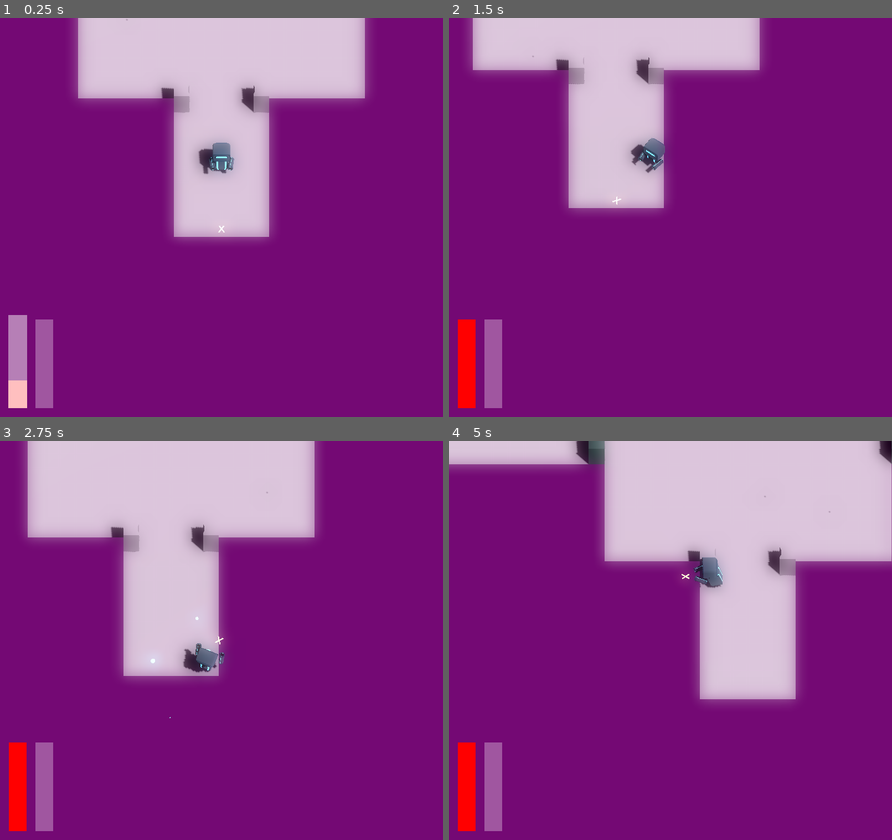
Above: before the commit, frames 1-4 (two rows, left to right).
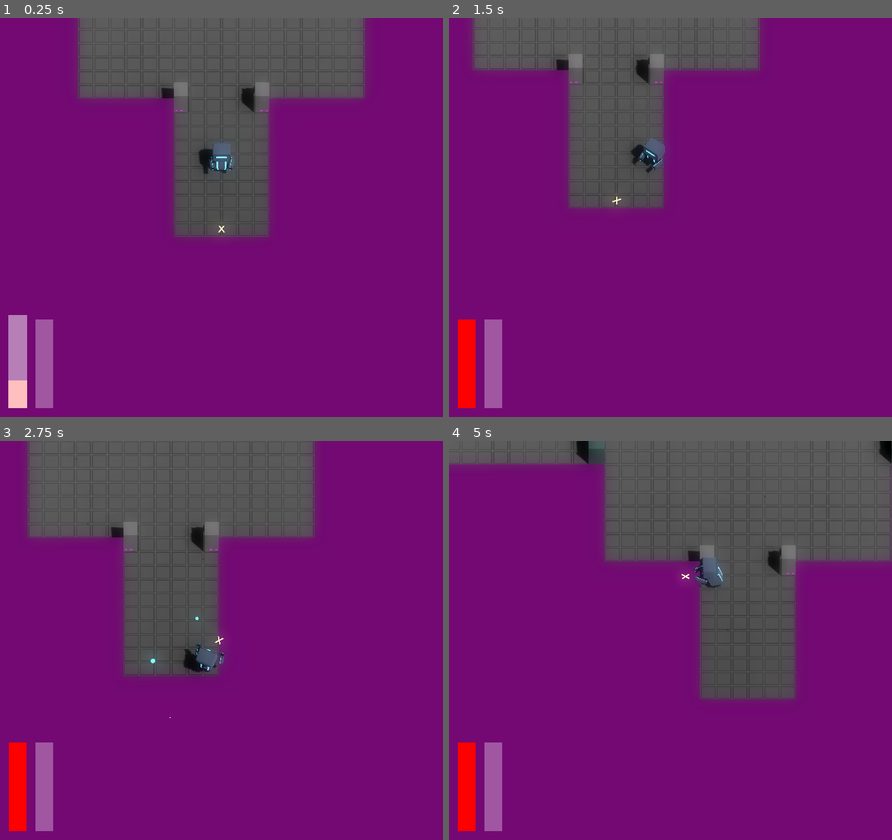
Above: after the commit, the same moments.

Repository: JackEvans24/bullet-absorb
Game: Godot game, scene res://scenes/main.tscn
Same seed, same stepped clock (60 frames per second), same inputs: the game is played once before the commit and once after it.
Inputs (mouse positions are in pixels of both pictures, inside the frame that each line leads up to):
- Up to frame 1 (0.25 s): no input
- Up to frame 2 (1.5 s): move the mouse to (767, 197) at 0.52 s; hold D (move_right) 0.53-1.28 s; hold Ctrl (absorb) 0.53-1.28 s; move the mouse to (581, 237) at 1.27 s; hold S (move_back) from 1.28 s (still down); tap Ctrl (absorb) at 1.35 s
- Up to frame 3 (2.75 s): move the mouse to (265, 552) at 2.02 s; release S (move_back) at 2.03 s; hold D (move_right) from 2.03 s (still down); hold Ctrl (absorb) from 2.03 s (still down); tap Space (dash) at 2.1 s
- Up to frame 4 (5 s): move the mouse to (648, 720) at 2.77 s; release D (move_right) at 2.78 s; release Ctrl (absorb) at 2.78 s; hold W (move_forward) 2.78-3.53 s; click (648, 720) at 2.85 s; tap Ctrl (absorb) at 3.05, 4.35 s; move the mouse to (803, 700) at 3.52 s; hold Ctrl (absorb) 3.53-4.28 s; hold A (move_left) from 3.53 s (still down); move the mouse to (537, 580) at 4.27 s

The runs differ from the first frame. In frame 1, 21% of the frame differs, in the area x 17-83%, y 0-56%; in frame 2, 16%; in frame 3, 24%; in frame 4, 30%, in the area x 0-100%, y 0-66%.

Commit message:
feat: trigger reward pickup when all particles absorbed

Diff:
--- a/scripts/mechanics/power/power.gd
+++ b/scripts/mechanics/power/power.gd
@@ -1,5 +1,7 @@
 class_name Power
 extends Node3D
+
+signal absorbed
 
 @export var wall_check_distance := 0.3
 @export var attraction_delay := 0.3
@@ -52,6 +54,8 @@
 	if trigger_power_handler and body.has_node("PowerHitHandler"):
 		body.get_node("PowerHitHandler").trigger(self)
 
+	absorbed.emit()
+
 	call_deferred("queue_free")
 
 func set_target_position(target_position: Vector3):
--- a/scripts/mechanics/rewards/reward_pickup.gd
+++ b/scripts/mechanics/rewards/reward_pickup.gd
@@ -14,7 +14,7 @@
 	set_shader_texture()
 
 	orb.orb_absorbed.connect(_on_orb_absorbed)
-	orb.orb_destroyed.connect(_on_orb_destroyed)
+	drop_power.all_power_absorbed.connect(_on_power_absorbed)
 
 func set_shader_texture():
 	var shader_material: ShaderMaterial = orb_mesh.get_surface_override_material(0).next_pass
@@ -26,8 +26,8 @@
 	shader_material.set_shader_parameter("surface_texture", texture)
 
 func _on_orb_absorbed():
-	reward_collected.emit(reward.reward_type)
 	drop_power.drop_all_power()
 
-func _on_orb_destroyed():
+func _on_power_absorbed():
+	reward_collected.emit(reward.reward_type)
 	call_deferred("queue_free")
--- a/scripts/mechanics/shared/drop_power.gd
+++ b/scripts/mechanics/shared/drop_power.gd
@@ -1,10 +1,14 @@
 class_name DropPower
 extends Node3D
+
+signal all_power_absorbed
 
 @export var power_scene: PackedScene
 @export_range(0, 20) var power_drop_count := 3
 @export var power_drop_offset = 0.5
 @export var offset_deviation = 0.05
+
+var absorbed_power_count := 0
 
 func drop_all_power():
 	if power_scene == null or power_drop_count <= 0:
@@ -18,7 +22,14 @@
 
 	power.global_position = global_position
 
-	var deviation = randf_range( - offset_deviation, offset_deviation)
+	var deviation = randf_range(-offset_deviation, offset_deviation)
 	var angle = PI * 2 * (offset_angle + deviation)
 	var offset = Vector3.FORWARD.rotated(Vector3.UP, angle) * power_drop_offset
 	power.set_target_position(global_position + offset)
+
+	power.absorbed.connect(_on_power_absorbed)
+
+func _on_power_absorbed():
+	absorbed_power_count += 1
+	if absorbed_power_count == power_drop_count:
+		all_power_absorbed.emit()
